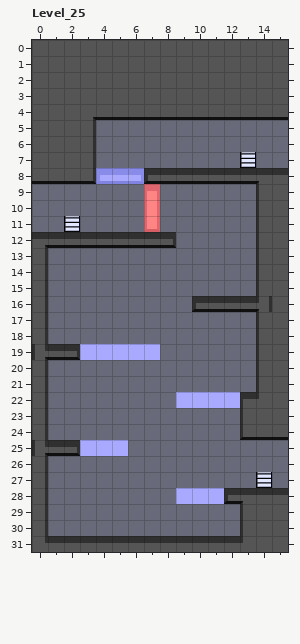
LDtk project, stored at assets/world.ldtk. The picture above was drawn from the file before the commit.
Cells are 16x16 px. Shown: Level_25 x 0..15, y 0..31. The commit also changed other parts of the map, which this record leaves out.
New version:
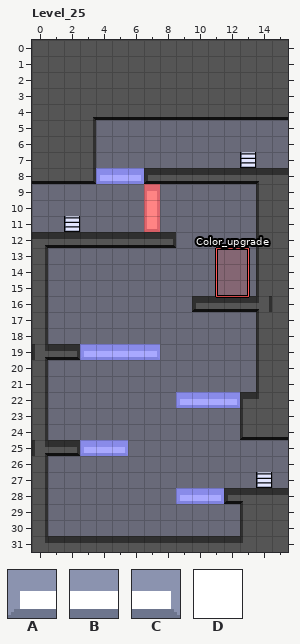
Key: from "FineTerrain": A 51, B 52, C 53, D 71.
_ is an empty cell.
Objects are placed by their top-left corner, in cells (3,4 is the top-left corner of cell 3,4); size is 1x1 cell unless given.
From old to new:
Layer "Terrain_fine":
y 19: x 3..7 DDDDD -> ABBBC
y 22: x 9..12 DDDD -> ABBC
y 25: x 3..5 DDD -> ABC
y 28: x 9..11 DDD -> ABC
Layer "Objects":
added: "Color_upgrade" rectangle at 11.5,13 size 2x3
